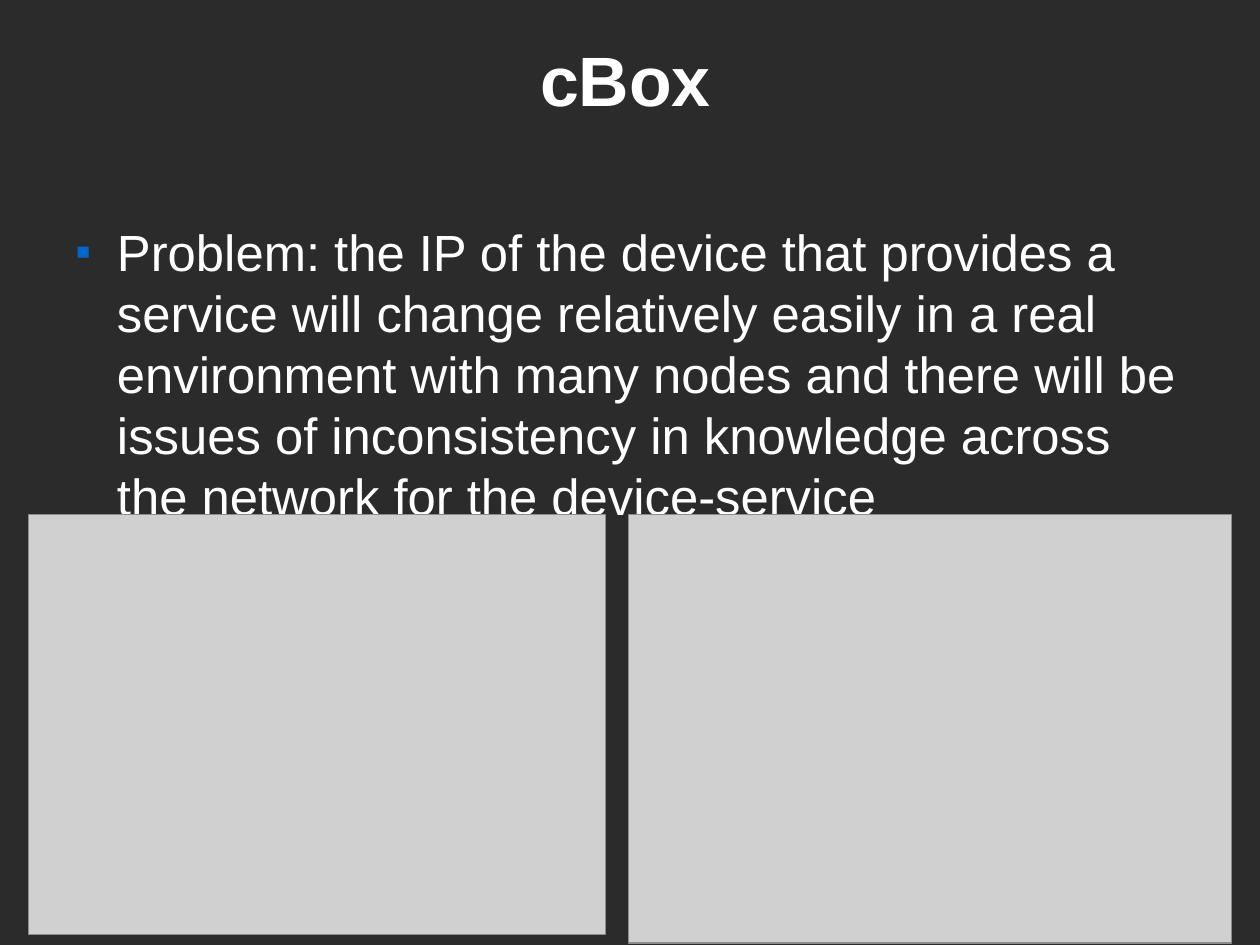
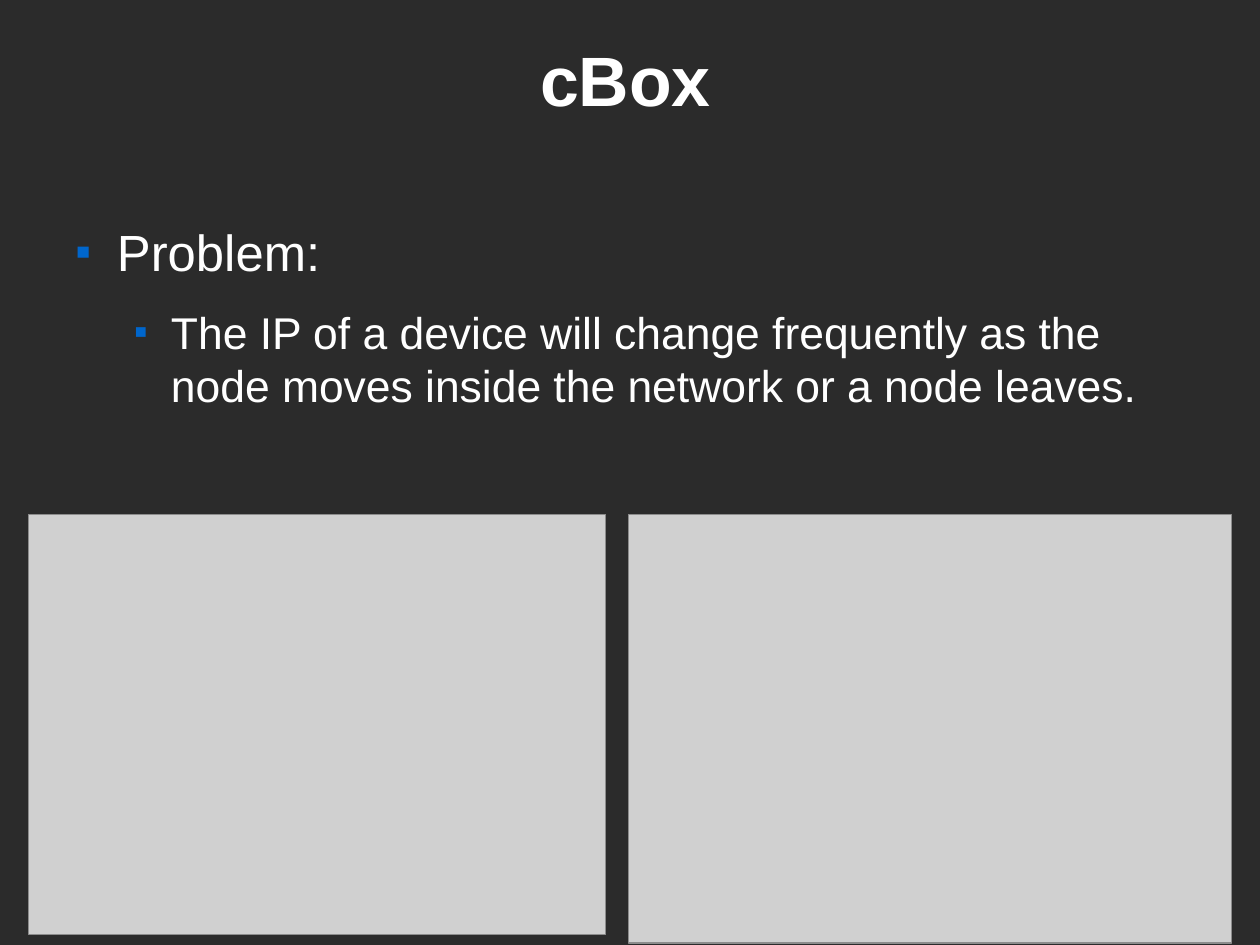
Before and after one commit to CEID-DS/cbox, a slide deck: slide 5 of doc/fosscomm/ZeroConf.odp. Drawn at 1260x945 pixels with LibreOffice and Linux fonts; fonts in the diff are those of the drawing; grey boxes stand for pictures; background and template pictures are left out; a plain dark background stands for a picture behind light text. Boxes give left, top, right and bottom in pixels: in the first picture for what was removed or moved away, otherwise in the second. Text is boxed around its words. In the diff, an @@ line names an element or a change of style, - is before the commit and + after.

```diff
--- a/doc/fosscomm/ZeroConf.odp
+++ b/doc/fosscomm/ZeroConf.odp
@@ text at (117,234,1136,403): text changed; size 32 to 28 pt @@
-■ Problem: the IP of the device that provides a service will change relatively easily in a real environment with many nodes and there will be issues of inconsistency in knowledge across the network for the device-service correspondence.
+■ Problem:
+  ■ The IP of a device will change frequently as the node moves inside the network or a node leaves.
```
Also in this commit, not shown: 8 other slides changed, 2 other files.
